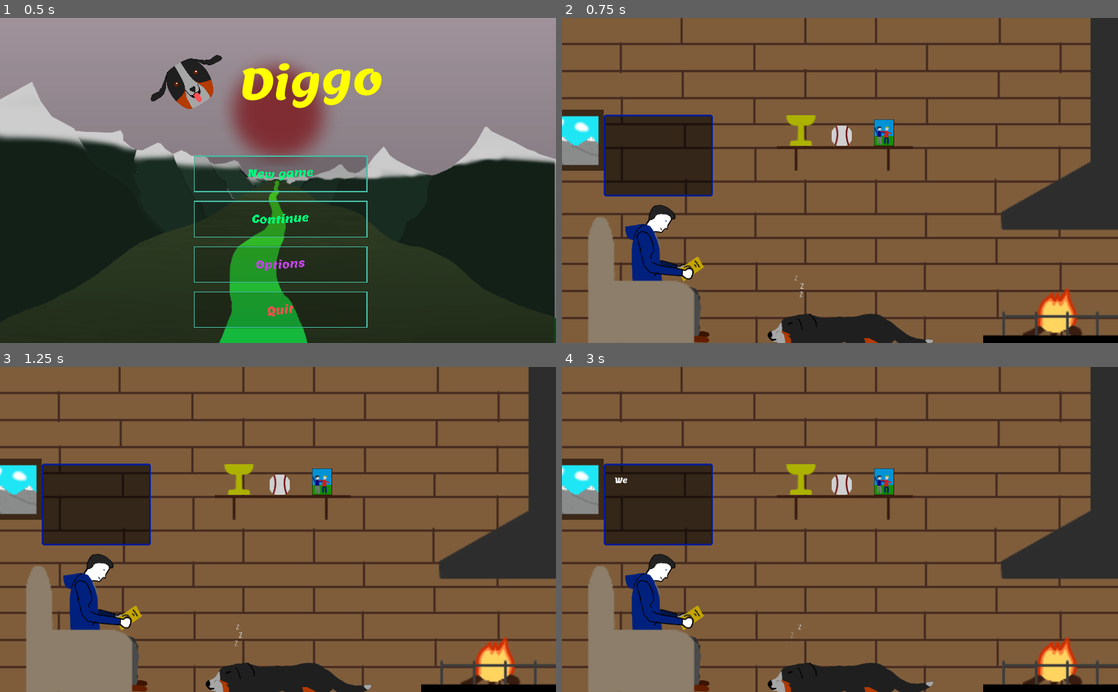
Above: before the commit, frames 1-4 (two rows, left to right).
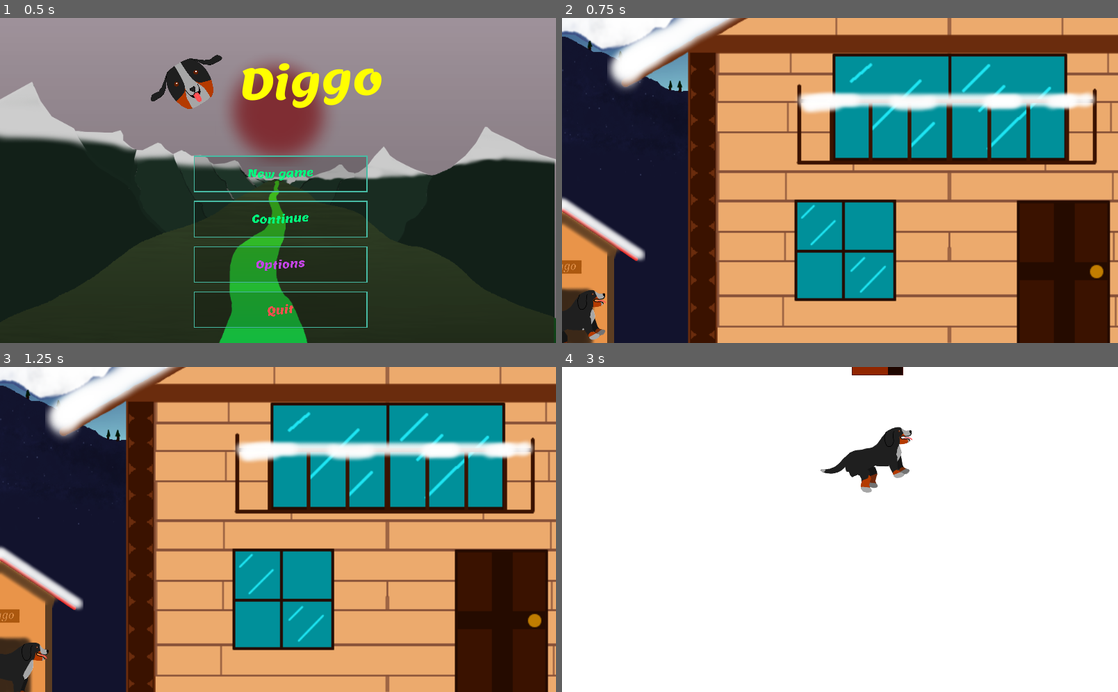
Above: after the commit, the same moments.

Repository: clemetayer/Diggo
Game: Godot game, scene res://Scenes/Menus/MainMenu.tscn
Same seed, same stepped clock (60 frames per second), same inputs: the game is played once before the commit and once after it. The project has no main scene, so this scene is started directly.
Inputs (mouse positions are in pixels of both pictures, inside the frame that each line leads up to):
- Up to frame 1 (0.5 s): no input
- Up to frame 2 (0.75 s): click "New game" at 0.5 s
- Up to frame 3 (1.25 s): no input
- Up to frame 4 (3 s): tap Enter at 1.25 s; move the mouse to (962, 513) at 1.27 s; hold D (right) 1.28-2.75 s; tap I (interact) at 1.35, 2.3 s; click (962, 513) at 1.42 s; tap Space (jump) at 1.52, 2.27 s; move the mouse to (728, 545) at 2.02 s; click (728, 545) at 2.1 s; click (956, 471) at 2.77 s

Frame 1 is identical in both runs. In frame 2, 96% of the frame differs, in the area x 0-100%, y 0-100%; in frame 3, 96%; in frame 4, 100%.
Error after the commit: Invalid call. Nonexistent function 'parseSprite' in base 'Node2D (DestructibleSprite.gd)'. (res://Scripts/Scenes/Levels/MainHouse2.gd:8)

Commit message:
First attempt at adding a loading screen (does not work very well for the moment)

Diff:
--- a/Diggo/Scenes/Levels/Mountains1/DiggosTutorialScene.gd
+++ b/Diggo/Scenes/Levels/Mountains1/DiggosTutorialScene.gd
@@ -5,13 +5,6 @@
 # TODO : add a Game over transition if the player jumps off the cliff
 # TODO : Game over screen + different texts each time the player jumps off the cliff
 # TODO : maybe scale everything down to save resources
-
-# Declare member variables here. Examples:
-# var a = 2
-# var b = "text"
-
-func destructibleLoaded():
-	print("destructible loaded !")
 
 # Called when the node enters the scene tree for the first time.
 #func _ready():
--- a/Diggo/Scenes/Levels/Mountains1/DiggosTutorialScene.tscn
+++ b/Diggo/Scenes/Levels/Mountains1/DiggosTutorialScene.tscn
@@ -13,12 +13,9 @@
 [ext_resource path="res://Sprites/Parallaxes/MountainDay/GroundMountain.tscn" type="PackedScene" id=11]
 [ext_resource path="res://Sprites/Maps/FirstMountainStuff/IceBlockFull.png" type="Texture" id=12]
 
-[sub_resource type="RectangleShape2D" id=17]
+[sub_resource type="RectangleShape2D" id=1]
 extents = Vector2( 50.8867, 100.512 )
 
-[sub_resource type="ConvexPolygonShape2D" id=1]
-points = PoolVector2Array( 0, 0, 200, 0, 200, 200, 0, 200 )
-
 [sub_resource type="ConvexPolygonShape2D" id=2]
 points = PoolVector2Array( 0, 0, 200, 0, 200, 200, 0, 200 )
 
@@ -44,21 +41,24 @@
 points = PoolVector2Array( 0, 0, 200, 0, 200, 200, 0, 200 )
 
 [sub_resource type="ConvexPolygonShape2D" id=10]
+points = PoolVector2Array( 0, 0, 200, 0, 200, 200, 0, 200 )
+
+[sub_resource type="ConvexPolygonShape2D" id=11]
 points = PoolVector2Array( 0, 0, 200, 0, 200, 200 )
 
-[sub_resource type="ConvexPolygonShape2D" id=11]
+[sub_resource type="ConvexPolygonShape2D" id=12]
 points = PoolVector2Array( 0, 0, 0, 0, 200, 0, 0, 200 )
 
-[sub_resource type="ConvexPolygonShape2D" id=12]
+[sub_resource type="ConvexPolygonShape2D" id=13]
 points = PoolVector2Array( 0, 200, 0, 0, 200, 200 )
 
-[sub_resource type="ConvexPolygonShape2D" id=13]
+[sub_resource type="ConvexPolygonShape2D" id=14]
 points = PoolVector2Array( 0, 200, 200, 0, 200, 200 )
 
-[sub_resource type="ConvexPolygonShape2D" id=14]
-points = PoolVector2Array( 0, 0, 200, 0, 200, 200, 0, 200 )
-
-[sub_resource type="TileSet" id=15]
+[sub_resource type="ConvexPolygonShape2D" id=15]
+points = PoolVector2Array( 0, 0, 200, 0, 200, 200, 0, 200 )
+
+[sub_resource type="TileSet" id=16]
 0/name = "SnowTilemap.png 0"
 0/texture = ExtResource( 5 )
 0/tex_offset = Vector2( 0, 0 )
@@ -304,18 +304,19 @@
 texture = ExtResource( 12 )
 
 [node name="CollisionShape2D" type="CollisionShape2D" parent="StaticBody2D"]
-shape = SubResource( 17 )
+shape = SubResource( 1 )
 
 [node name="MountainTilemap" type="TileMap" parent="."]
-tile_set = SubResource( 15 )
+tile_set = SubResource( 16 )
 cell_size = Vector2( 200, 200 )
 format = 1
 tile_data = PoolIntArray( -2555824, 0, 0, -2555823, 0, 1, -2555822, 0, 1, -2555821, 0, 1, -2555820, 0, 1, -2555819, 0,  …(70388 unchanged characters)…
 
 [node name="DestructibleTilemap" parent="." instance=ExtResource( 6 )]
-tile_set = SubResource( 16 )
+tile_set = SubResource( 17 )
 cell_size = Vector2( 200, 200 )
 tile_data = PoolIntArray( -720855, 1, 0, -720854, 1, 1, -655320, 1, 0, -655319, 0, 0, -655318, 0, 0, -655317, 0, 0, -65 …(2128 unchanged characters)…
+SEND_DONE_SIGNAL_NODE = NodePath("..")
 TILE_SIZE_POW = 9
 MIN_SIZE_POW = 3
 
--- a/Diggo/Scenes/Levels/Mountains1/MainHouse2.tscn
+++ b/Diggo/Scenes/Levels/Mountains1/MainHouse2.tscn
@@ -12,7 +12,6 @@
 [ext_resource path="res://Scenes/Buildings/DogHouse.tscn" type="PackedScene" id=10]
 [ext_resource path="res://Scripts/Scenes/Levels/MainHouse2.gd" type="Script" id=11]
 [ext_resource path="res://Scenes/Menus/PauseMenu.tscn" type="PackedScene" id=12]
-
 
 [sub_resource type="ConvexPolygonShape2D" id=1]
 points = PoolVector2Array( 100, 100, 12.8, 100, 15.2, 15.2, 100, 0 )
@@ -316,6 +315,9 @@
 scale = Vector2( 0.6, 0.6 )
 z_index = -1
 
+[node name="DestructibleSprite" parent="." instance=ExtResource( 5 )]
+SPRITE = ExtResource( 1 )
+
 [node name="UILayer" type="CanvasLayer" parent="."]
 layer = 10
 
--- a/Diggo/Scenes/Menus/MainMenu.tscn
+++ b/Diggo/Scenes/Menus/MainMenu.tscn
@@ -291,6 +291,7 @@
 
 [node name="MainMenu" type="Node2D"]
 script = ExtResource( 6 )
+INTRO_SCENE = "res://Scenes/Levels/Mountains1/DiggosTutorialScene.tscn"
 
 [node name="MainMenuSprites" parent="." instance=ExtResource( 5 )]
 position = Vector2( 0, -0.529724 )
--- a/Diggo/Scripts/Global/SceneManagement/SwitchSceneWithParam.gd
+++ b/Diggo/Scripts/Global/SceneManagement/SwitchSceneWithParam.gd
@@ -1,8 +1,83 @@
 # inspired from Zylann on https://godotengine.org/qa/1883/transfering-a-variable-over-to-another-scene
+# also inspired from this tutorial : https://docs.godotengine.org/en/latest/tutorials/io/background_loading.html
 extends Node
+
+export(String,FILE) var LOADING_SCREEN = "res://Scenes/Menus/LoadingScreen.tscn"
 
 # Private variable
 var _params = null
+var loading_screen
+var loader
+var wait_frames
+var time_max = 100 # msec
+var current_scene
+
+func _ready():
+	var root = get_tree().get_root()
+	current_scene = root.get_child(root.get_child_count() -1)
+	loading_screen = load(LOADING_SCREEN).instance()
+
+func _process(time):
+	if loader == null:
+		# no need to process anymore
+		set_process(false)
+		return
+	# Wait for frames to let the "loading" animation show up.
+	if wait_frames > 0:
+		wait_frames -= 1
+		return
+	var t = OS.get_ticks_msec()
+	# Use "time_max" to control for how long we block this thread.
+	while OS.get_ticks_msec() < t + time_max:
+		# Poll your loader.
+		var err = loader.poll()
+		if err == ERR_FILE_EOF: # Finished loading.
+			var resource = loader.get_resource()
+			loader = null
+			set_new_scene(resource)
+			break
+		elif err == OK:
+			# update_progress()
+			pass # no update progess
+		else: # Error during loading.
+			printerr("Error during loading, loader.poll() returned an error (SwitchSceneWithParam:_process)")
+			loader = null
+			break
+
+# UNUSED : updates the load progress
+func update_progress():
+	var progress = float(loader.get_stage()) / loader.get_stage_count()
+	# Update your progress bar? Nope, but maybe someday
+	# get_node("progress").set_progress(progress)
+	# ...or update a progress animation? Still no
+	# var length = get_node("animation").get_current_animation_length()
+	# Call this on a paused animation. Use "true" as the second argument to
+	# force the animation to update.
+	# get_node("animation").seek(progress * length, true)
+
+# sets to the new scene
+func set_new_scene(scene_resource):
+	print("here 1") # FIXME : AAAAAAAAAAAAAAAAAAAAAAAAAAAAAAAAAAAAAAAAAAAAAAAAAAAAAAA
+	current_scene = scene_resource.instance()
+	get_node("/root").add_child(current_scene)
+	get_node("/root").remove_child(loading_screen)
+	print("here 2")
+
+# switches scene with loading screen, param is optionnal
+# param as a dictionnary
+func goto_scene(path, params=null): # Game requests to switch to this scene.
+	_params = params
+	loader = ResourceLoader.load_interactive(path)
+	if loader == null: # Check for errors.
+		printerr("Error during scene load, loader == null (SwitchSceneWithParam:goto_scene)")
+		return
+	set_process(true)
+	get_node("/root").remove_child(current_scene)
+	current_scene.queue_free() # Get rid of the old scene.
+	# Start your "loading..." animation.
+	get_node("/root").add_child(loading_screen)
+	wait_frames = 1
+
 
 # Call this instead to be able to provide arguments to the next scene
 func change_scene(next_scene, params=null):
--- a/Diggo/Scripts/Menus/MainMenu/MainMenu.gd
+++ b/Diggo/Scripts/Menus/MainMenu/MainMenu.gd
@@ -5,13 +5,14 @@
 export(String,FILE) var OPTION_MENU = "res://Scenes/Menus/OptionsMenu.tscn" # Option menu scene
 export(String,FILE) var MENU_MUSIC = "res://Scenes/Sound/BGM/TitleThemeStreamPlayer.tscn"
 
+
 # Called when the node enters the scene tree for the first time.
 func _ready():
 	SoundManager.playBGMWithFilter(MENU_MUSIC,2,8)
 
 # launches the intro scene when "New game" pressed
 func _on_NewGameButton_pressed():
-	get_tree().change_scene(INTRO_SCENE)
+	SwitchSceneWithParam.goto_scene(INTRO_SCENE)
 
 # launches the save menu when "Continue" pressed
 func _on_ContinueButton_pressed():
--- a/Diggo/Scripts/Scenes/Levels/MainHouse2.gd
+++ b/Diggo/Scripts/Scenes/Levels/MainHouse2.gd
@@ -5,3 +5,4 @@
 # Called when the node enters the scene tree for the first time.
 func _ready():
 	SoundManager.playBGMWithFilter(BGM,2,4)
+	$DestructibleSprite.parseSprite()
--- a/Diggo/Scripts/Scenes/Maps/DestructibleSprite.gd
+++ b/Diggo/Scripts/Scenes/Maps/DestructibleSprite.gd
@@ -25,24 +25,17 @@
 var blockArea # load of BLOCK_PATH
 var bitmap = BitMap # bitmap of the SPRITE
 var minSize = pow(2,MIN_SIZE_POW) # true value of minimal size (2^MIN_SIZE_POW)
-var started = false
 
 # Called when the node enters the scene tree for the first time.
 func _ready():
-	started = false
-
-func parseSprite():
 	blockArea = load(BLOCK_PATH)
 	bitmap = BitMap.new()
 	bitmap.create_from_image_alpha(SPRITE.get_data())
 	subdivideOriginalSprite()
-	started = true
-	emit_signal("destructible_sprite_loaded")
 
 # Called every frame. 'delta' is the elapsed time since the previous frame.
 func _process(_delta):
-	if(started):
-		checkFPS()
+	checkFPS()
 
 # Check FPS, and changes the minimal block size if it is too low
 func checkFPS():
--- a/Diggo/Scripts/Scenes/Maps/DestructibleTilemap.gd
+++ b/Diggo/Scripts/Scenes/Maps/DestructibleTilemap.gd
@@ -2,6 +2,7 @@
 
 export(String,FILE) var DESTRUCTIBLE_SPRITE_PATH = "res://Scenes/Maps/DestructibleSprite.tscn"
 export(String,FILE) var BLOCK_PATH = "res://Scenes/Utils/Blocks/BlockArea.tscn"
+export(NodePath) var SEND_DONE_SIGNAL_NODE = null # node where to send the "destructible loaded signal"
 export(int) var TILE_SIZE_POW = 8
 export(int) var MIN_SIZE_POW = 2
 
@@ -31,8 +32,6 @@
 	destructible_instance.TILE_SIZE_POW = TILE_SIZE_POW
 	destructible_instance.MIN_SIZE_POW = MIN_SIZE_POW
 	get_parent().get_parent().get_parent().add_child(destructible_instance)
-	destructible_instance.connect("destructible_sprite_loaded",get_tree().get_current_scene(),"destructibleLoaded")
-	destructible_instance.parseSprite()
 
 # adds tilemap as a child of the viewport
 func addTilemapToViewport(tilemapRect):
Not shown: 4 places in Diggo/Scenes/Levels/Mountains1/DiggosTutorialScene.tscn that only renumber resources
